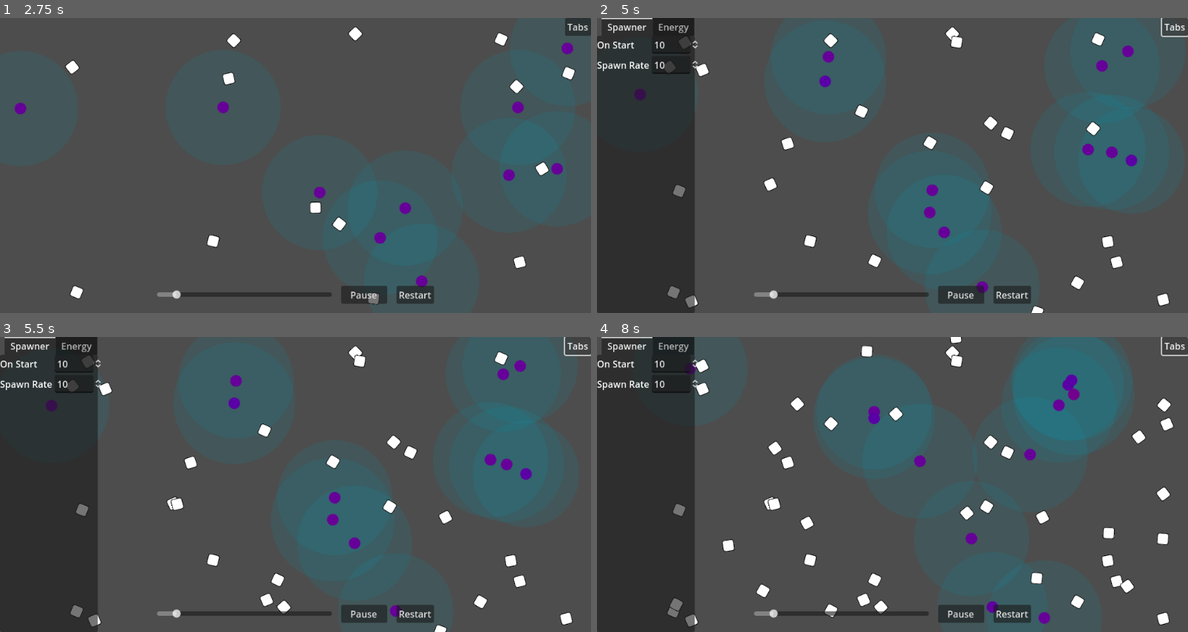
Above: before the commit, frames 1-4 (two rows, left to right).
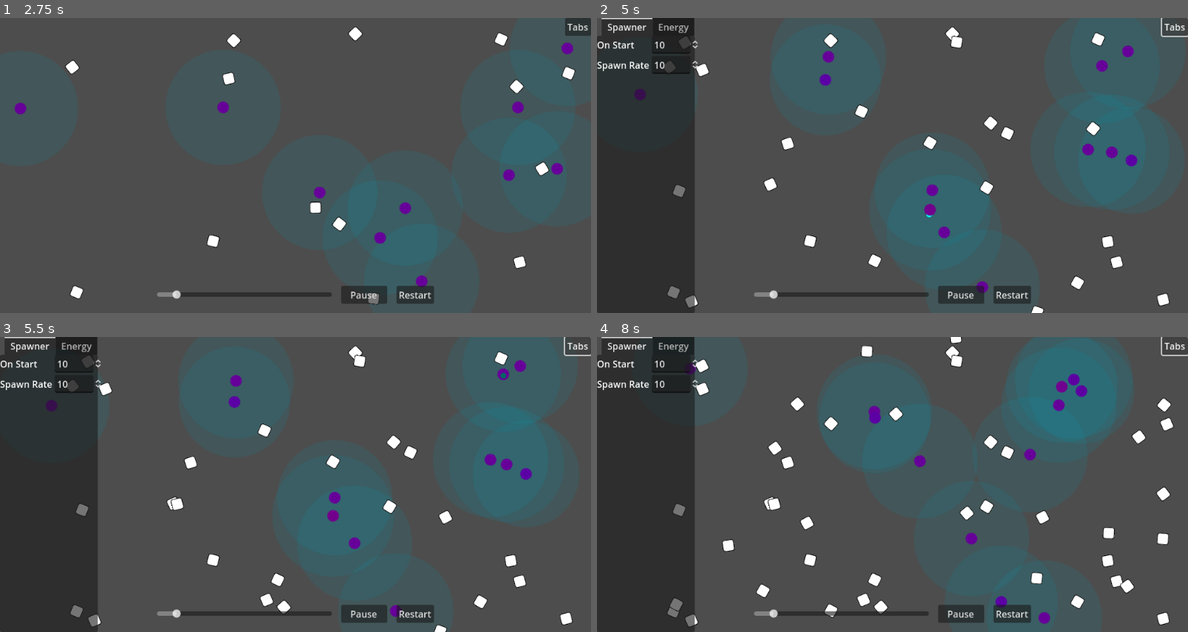
Above: after the commit, the same moments.

Repository: wivest/Natural-Selection
Game: Godot game, scene res://scenes/main.tscn
Two runs of this game, one before a commit and one after it. Both use one fixed random seed, a clock stepped at 60 frames per second and the inputs below.
Inputs:
- Up to frame 1 (2.75 s): click "Restart" at 0.5 s; click "Restart" at 1.25 s; click "Restart" at 2 s
- Up to frame 2 (5 s): click "Tabs" at 2.75 s; click "Tabs" at 3.5 s; click "Tabs" at 4.25 s
- Up to frame 3 (5.5 s): no input
- Up to frame 4 (8 s): no input

Frame 1 is identical in both runs. In frame 2, less than 0.1% of the frame differs, in the area x 37-58%, y 19-68%; in frame 3, 0.1%; in frame 4, 0.4%, in the area x 45-83%, y 12-94%.

Commit message:
feat: extend logic

Diff:
--- a/scenes/creature/creature.tscn
+++ b/scenes/creature/creature.tscn
@@ -1,9 +1,10 @@
-[gd_scene load_steps=16 format=3 uid="uid://xkd0hmsfnseg"]
+[gd_scene load_steps=17 format=3 uid="uid://xkd0hmsfnseg"]
 
 [ext_resource type="Texture2D" uid="uid://cbc3ai3qcvy1c" path="res://scenes/creature/creature.png" id="1_23i3f"]
 [ext_resource type="Script" path="res://scenes/creature/scripts/nodes/creature.gd" id="1_ekvum"]
 [ext_resource type="Script" path="res://scenes/creature/scripts/genome.gd" id="2_ngt82"]
 [ext_resource type="Script" path="res://scenes/creature/scripts/gene.gd" id="3_0dlvc"]
+[ext_resource type="PackedScene" uid="uid://fndcloo5xbk4" path="res://scenes/cocoon/cocoon.tscn" id="4_mwjwd"]
 [ext_resource type="Script" path="res://scenes/creature/scripts/nodes/view.gd" id="4_oe8uj"]
 [ext_resource type="Script" path="res://scenes/creature/scripts/nodes/body.gd" id="5_4ebl1"]
 [ext_resource type="Script" path="res://scenes/creature/scripts/nodes/mouth.gd" id="7_6m8ev"]
@@ -46,6 +47,7 @@
 collision_mask = 0
 script = ExtResource("1_ekvum")
 genome = SubResource("Resource_dd1vt")
+egg = ExtResource("4_mwjwd")
 
 [node name="CollisionShape2D" type="CollisionShape2D" parent="."]
 shape = SubResource("CircleShape2D_0vg18")
--- a/scenes/creature/scripts/nodes/creature.gd
+++ b/scenes/creature/scripts/nodes/creature.gd
@@ -1,9 +1,11 @@
 class_name Creature
 extends CharacterBody2D
 
-signal divided(creature_position: Vector2, genome: Genome)
+signal divided(creature_position: Vector2, genome: Genome) # deprecated
+signal born(at_position: Vector2, genes: Genome)
 
 @export var genome: Genome
+@export var egg: PackedScene
 
 var energy: float = Parameters.data.energy_on_start
 
@@ -25,7 +27,18 @@
 		queue_free()
 	if energy > Parameters.data.division_lower_bound:
 		energy -= Parameters.data.energy_consumed_on_division
-		divided.emit(position, genome)
+		divided.emit(position, genome) # deprecated
+		lay_egg()
+
+func lay_egg():
+	var egg_instance: Cocoon = egg.instantiate()
+	egg_instance.position = position
+	egg_instance.genome = genome.divide()
+	egg_instance.incubated.connect(_on_egg_hatched)
+	add_sibling(egg_instance)
+
+func _on_egg_hatched(at_position: Vector2, genes: Genome):
+	born.emit(at_position, genes)
 
 func _on_mouth_food_eaten(food: Food):
 	energy += food.contains_energy
